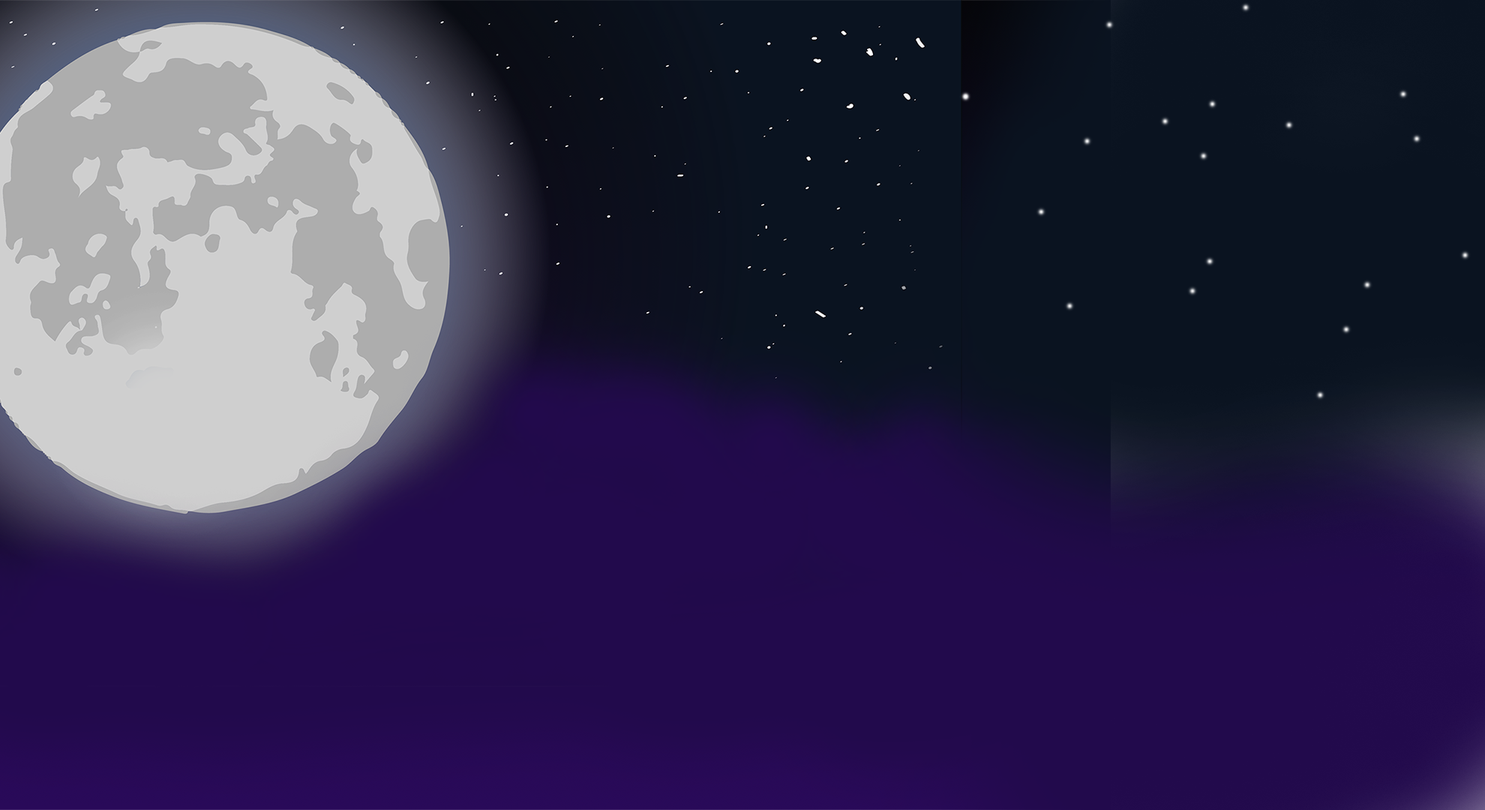
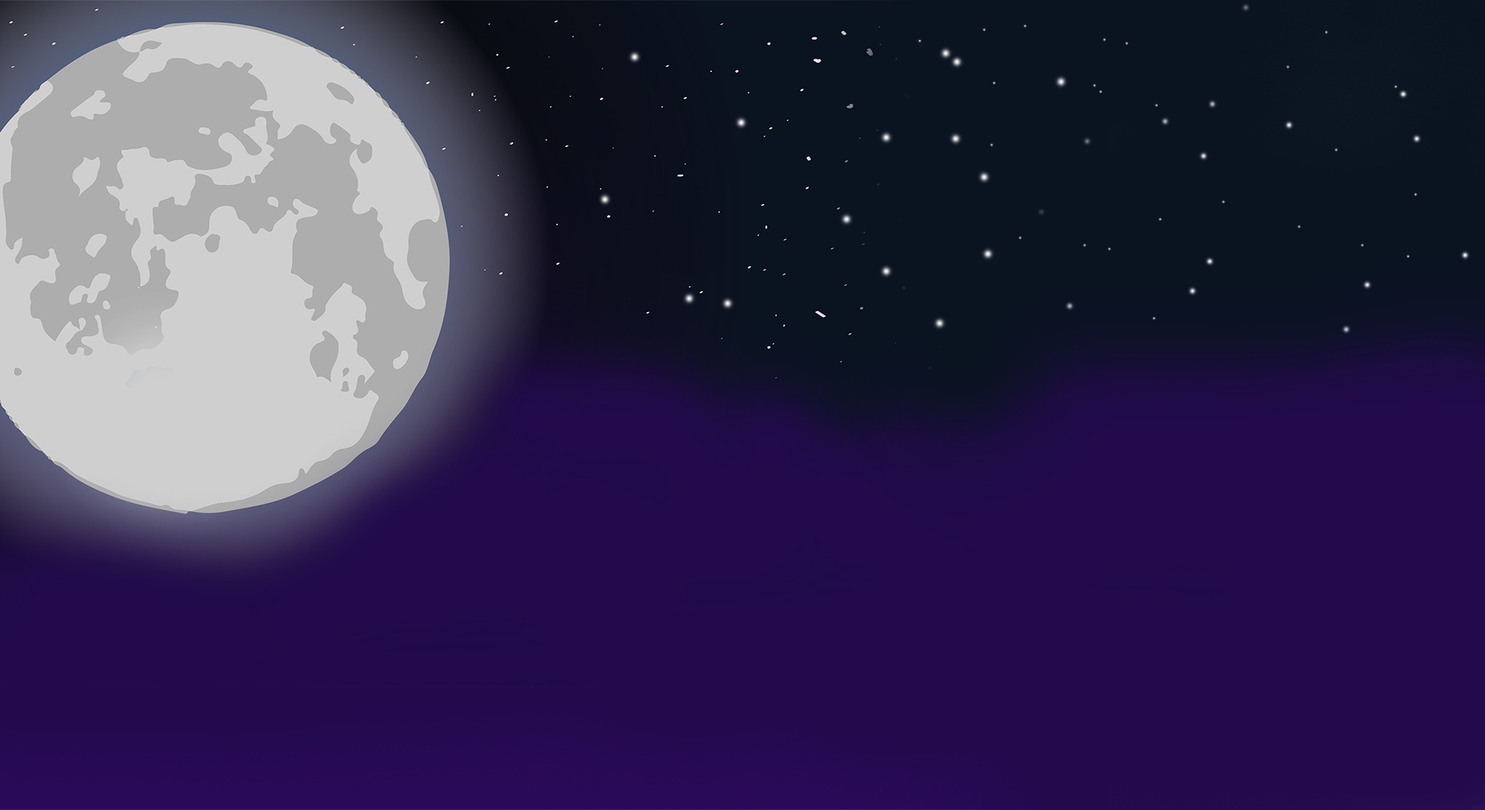
The second 1485px x 810px image is a revision of the first. Changes to its layers:
painted on "Untitled-1" over [597,0,1485,810]
